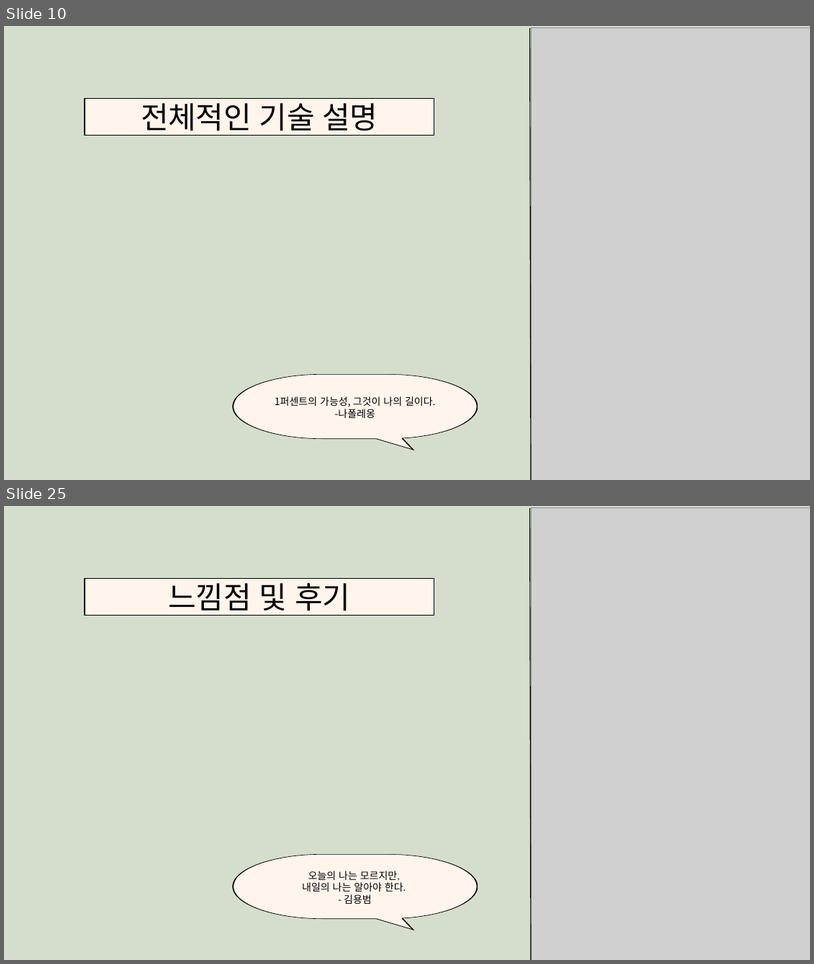
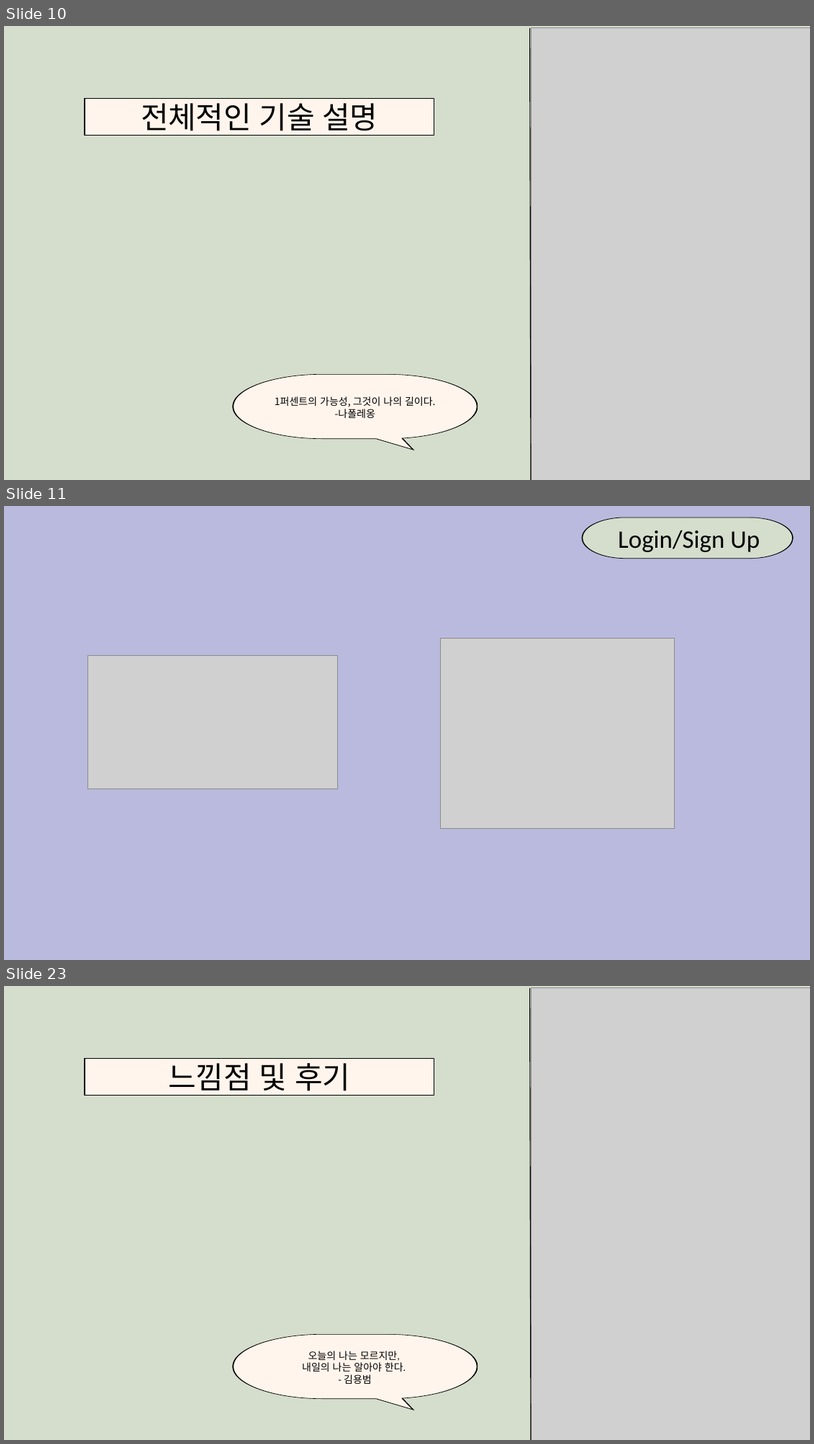
Before and after one commit to a184562/FinalProject, a slide deck: finalproject.pptx. Shown one above the other, each under a label of ours: slides 10 and 25 before the commit, slides 10, 11 and 23 after it; the slides between them are not shown. The pictures are 814x964 and 814x1444 pixels, drawn with LibreOffice and Linux fonts; fonts in the diff are those of the drawing; grey boxes stand for pictures. Boxes give left, top, right and bottom in pixels: in the first picture for what was removed or moved away, otherwise in the second. Text is boxed around its words. In the diff, an @@ line names an element or a change of style, - is before the commit and + after.

```diff
--- a/finalproject.pptx
+++ b/finalproject.pptx
@@ slide 11 added at bbox=[4, 506, 810, 960], background #FFFFFF @@
@@ freeform shape added at bbox=[4, 506, 810, 960], fill #B9BADD @@
@@ freeform shape added at bbox=[581, 518, 793, 559], fill #000000 @@
@@ freeform shape added at bbox=[583, 518, 793, 559], fill #D5DECC @@
@@ text added at bbox=[618, 530, 760, 552], 45 pt, text #000000 @@
+Login/Sign Up
@@ picture added at bbox=[88, 656, 337, 789] @@
@@ picture added at bbox=[440, 638, 674, 828] @@
@@ what was slide 25 is now slide 23 @@
```
Also in this commit, not shown: 10 slides changed, 1 other slide added, 4 slides removed, 1 other file.
